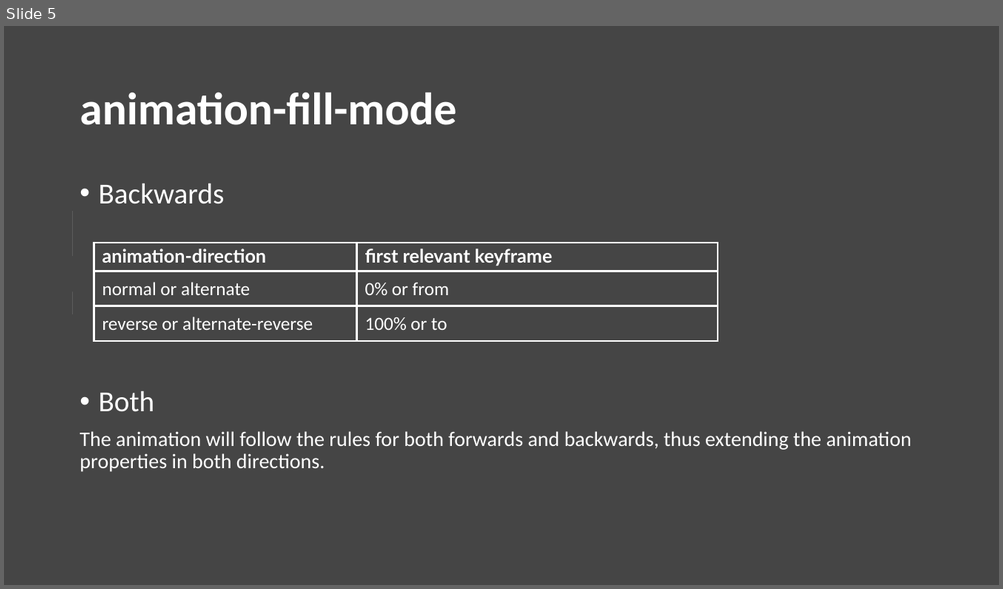
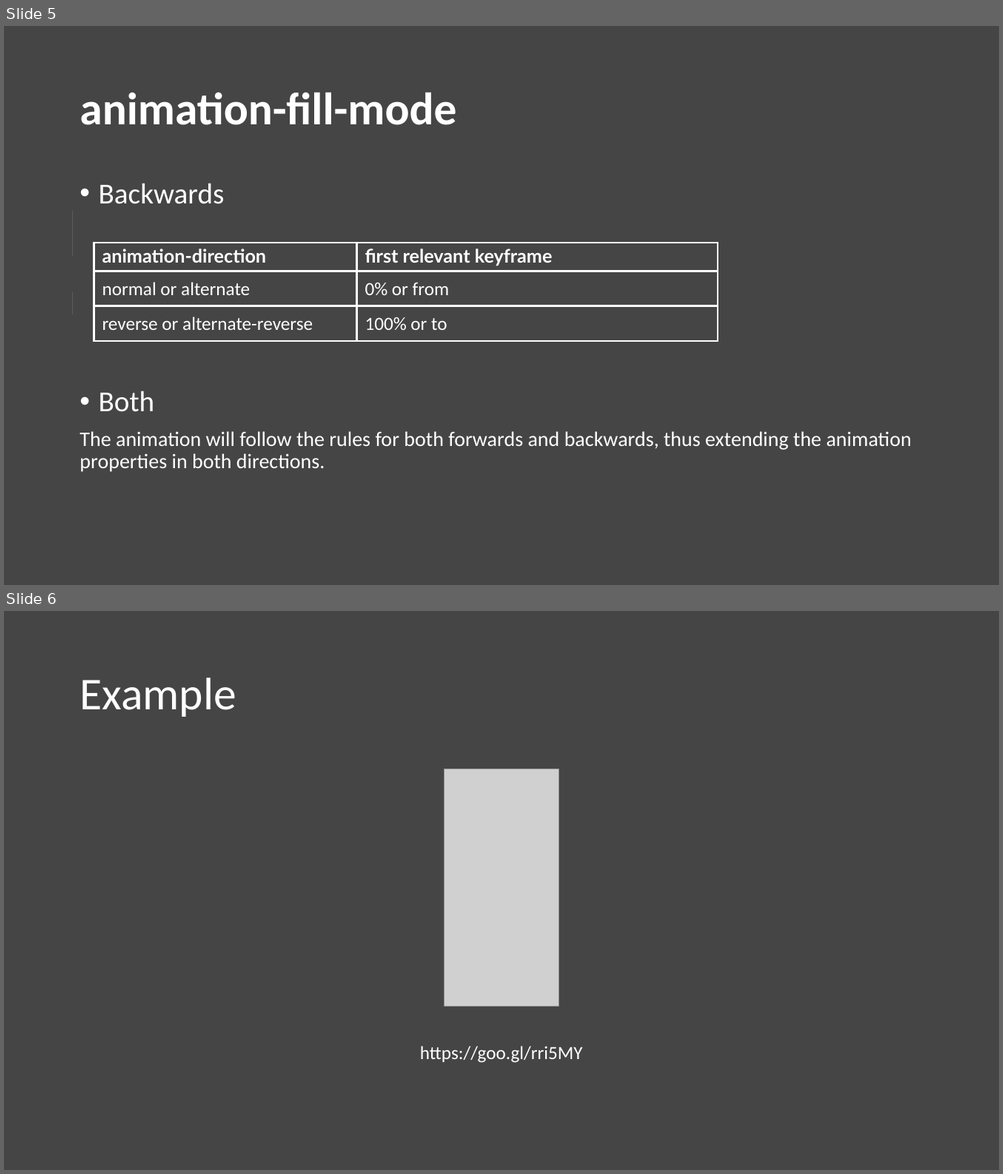
Before and after one commit to Abdelrahman3D/Baianat-training, a slide deck: session__04/advanced/session__04.pptx. Shown one above the other, each under a label of ours: slide 5 before the commit, slides 5 and 6 after it. The pictures are 1003x589 and 1003x1174 pixels, drawn with LibreOffice and Linux fonts; fonts in the diff are those of the drawing; grey boxes stand for pictures. Boxes give left, top, right and bottom in pixels: in the first picture for what was removed or moved away, otherwise in the second. Text is boxed around its words. In the diff, an @@ line names an element or a change of style, - is before the commit and + after.

```diff
--- a/session__04/advanced/session__04.pptx
+++ b/session__04/advanced/session__04.pptx
@@ slide 6 added at <box>4,611,999,1170</box>, background #454545 @@
@@ title added at <box>79,678,236,717</box>, 44 pt, text #FFFFFF @@
+Example
@@ picture added at <box>444,769,558,1006</box> @@
@@ text added at <box>420,1046,583,1063</box>, 18 pt, text #FFFFFF @@
+https://goo.gl/rri5MY
```
Also in this commit, not shown: 1 slide changed, 1 other slide added, 1 slide removed, 1 other file.
